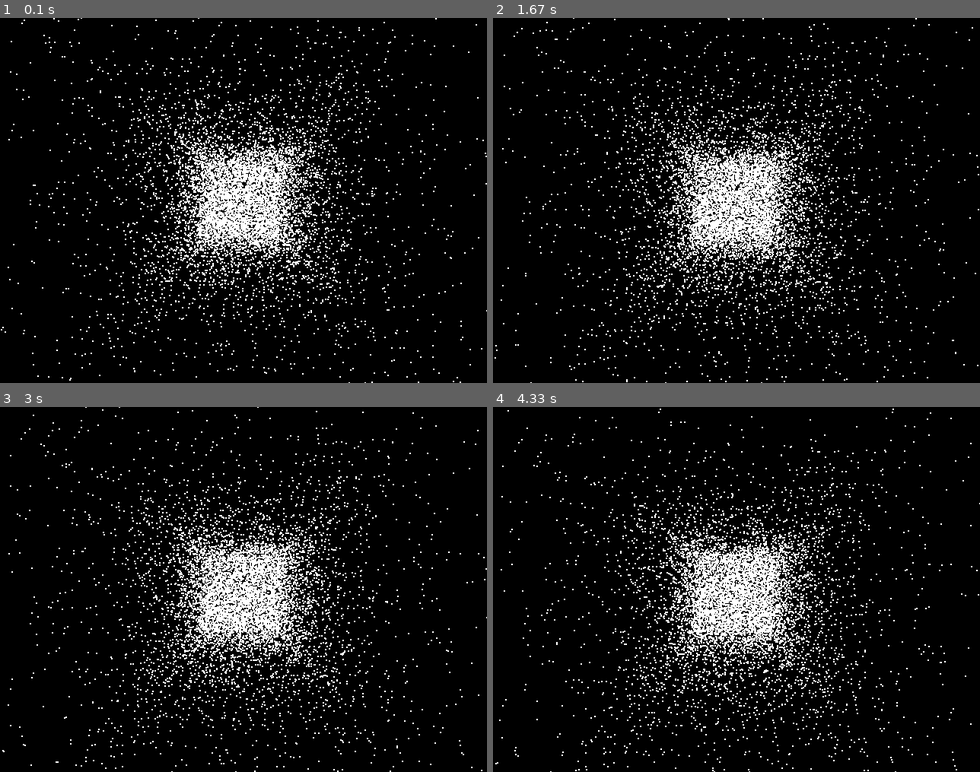
Above: before the commit, frames 1-4 (two rows, left to right).
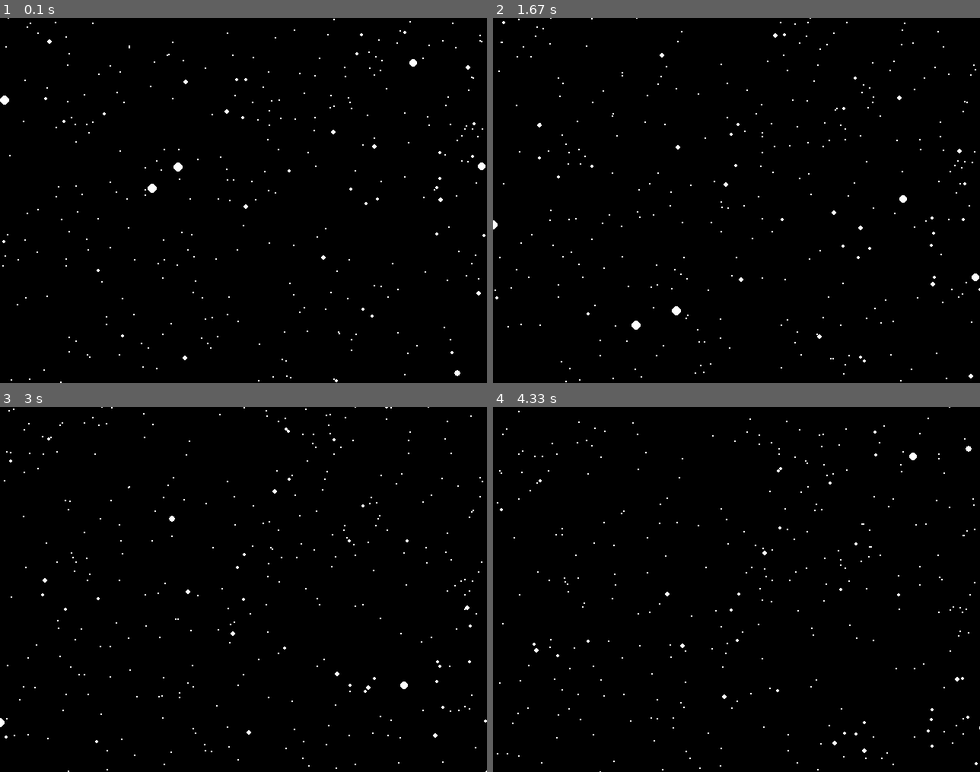
Above: after the commit, the same moments.

Repository: akelson/snow
Game: pygame game, started from pygame_snow.py
Same seed, same stepped clock (60 frames per second), same inputs: the game is played once before the commit and once after it.
Inputs:
- Up to frame 1 (0.1 s): no input
- Up to frame 2 (1.67 s): no input
- Up to frame 3 (3 s): no input
- Up to frame 4 (4.33 s): no input

The runs differ from the first frame. In frame 1, 8.6% of the frame differs, in the area x 0-100%, y 0-100%; in frame 2, 8.6%; in frame 3, 8.5%; in frame 4, 8.4%.

Commit message:
works ok

Diff:
--- a/pygame_snow.py
+++ b/pygame_snow.py
@@ -7,7 +7,7 @@
     screen = pygame.display.set_mode((640, 480))
 
     camera = PinholeCamera(50e-3, screen_size)
-    snowflakes = Snow(10000, camera)
+    snowflakes = Snow(1500, camera)
 
     while True:
         for event in pygame.event.get():
@@ -21,7 +21,7 @@
         x_all = snowflakes.project()
 
         for x in x_all.T:
-            size = 1 / x[2]
+            size = -15 / x[2]
             pygame.draw.circle(screen, (255, 255, 255), (x[0], x[1]), size)
 
         pygame.display.update()
--- a/snow.py
+++ b/snow.py
@@ -21,12 +21,16 @@
         self.K[0, 2] = principle_pt[0]
         self.K[1, 2] = principle_pt[1]
 
-        print(self.K)
-
     def project(self, x):
+        z = x[2, :]
         x = np.matmul(self.K, x)
         x = x / x[2, :]
+        x[2, :] = z
         return x
+
+def resetSnowflakes(a):
+    if a[1] < -5:
+        a[1] = 5
 
 class Snow(object):
     def __init__(self, num_snowflakes, camera):
@@ -34,19 +38,22 @@
         self.camera = camera
         self.pos = np.random.rand(3, num_snowflakes) - .5
 
-        self.pos *= np.array([[1], [1], [10]])
+        self.pos *= np.array([[10], [10], [20]])
 
-        self.pos += np.array([[0], [0], [-5]])
+        self.pos += np.array([[0], [0], [-12]])
 
         self.pos = np.vstack((self.pos, np.ones((1, num_snowflakes))))
-        self.gravity = 300e-6
+        self.gravity = 5e-3
+        self.turbulance = 2e-3
 
     def step(self):
         delta_pos_gravity = self.gravity * np.array([[0], [-1], [0], [0]])
-        delta_pos_turbulance = np.random.normal(0, 200e-6, [3, self.num_snowflakes])
+        delta_pos_turbulance = np.random.normal(0, self.turbulance, [3, self.num_snowflakes])
         delta_pos_turbulance = np.vstack((delta_pos_turbulance, np.zeros((1, self.num_snowflakes))))
         self.pos += delta_pos_gravity
         self.pos += delta_pos_turbulance
 
+        np.apply_along_axis(resetSnowflakes, 0, self.pos)
+
     def project(self):
         return self.camera.project(self.pos)
